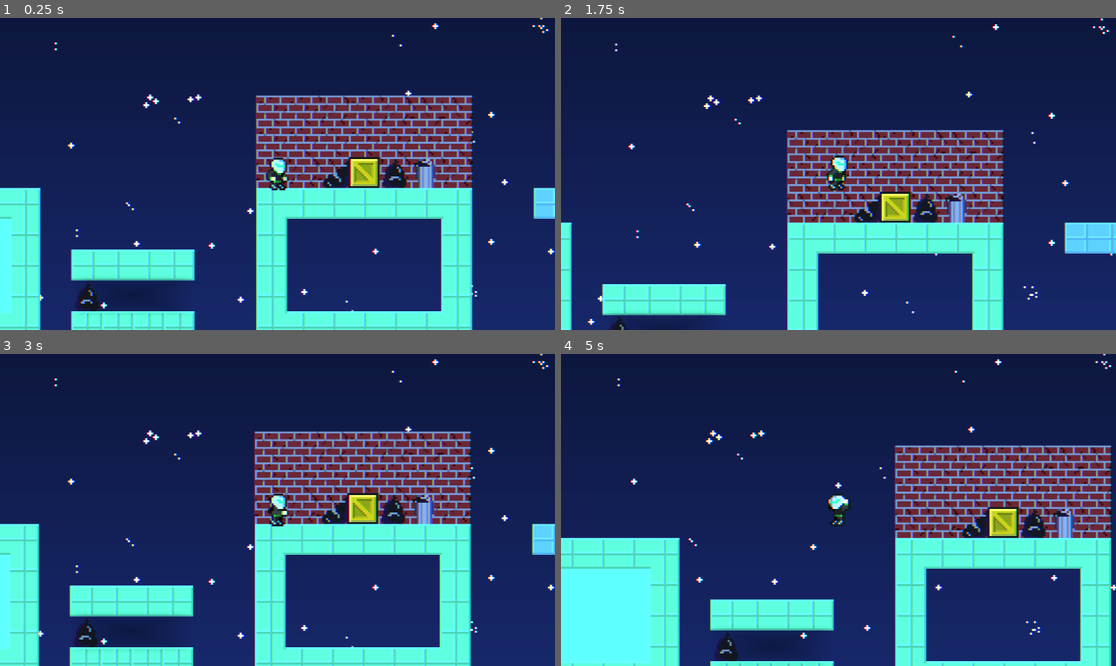
Above: before the commit, frames 1-4 (two rows, left to right).
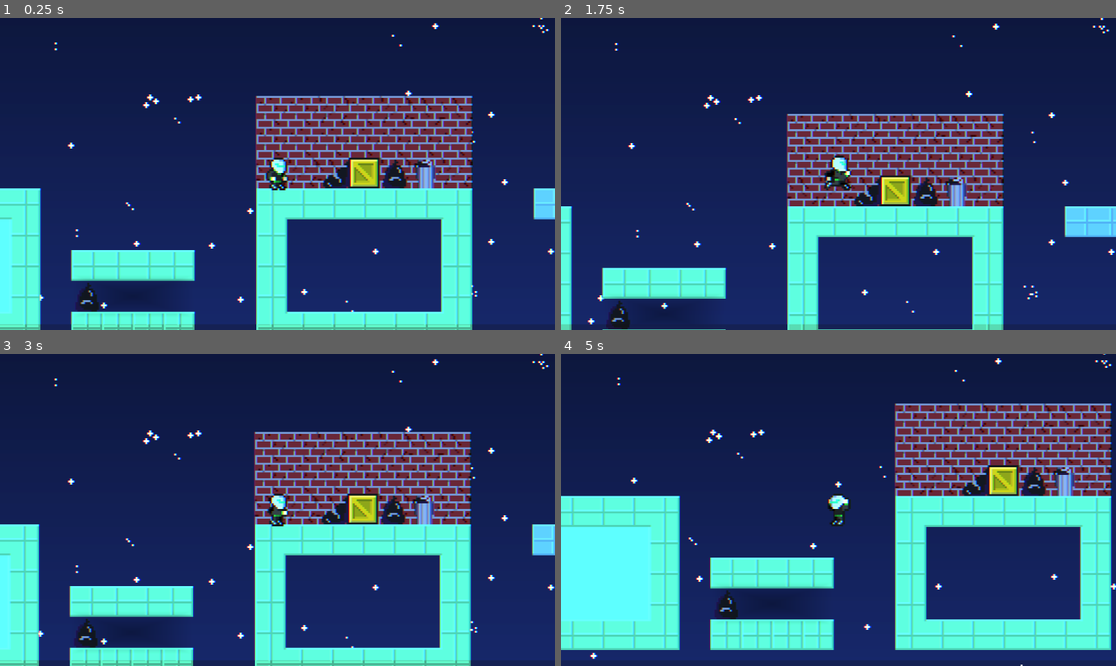
Above: after the commit, the same moments.

Repository: reneelias/Godot-2D-Platformer
Game: Godot game, scene res://Scenes/main.tscn
Two runs of this game, one before a commit and one after it. Both use one fixed random seed, a clock stepped at 60 frames per second and the inputs below.
Inputs:
- Up to frame 1 (0.25 s): no input
- Up to frame 2 (1.75 s): hold R 0.53-1.28 s; hold D (MoveRight) from 0.53 s (still down); tap Space (Jump) at 0.77, 1.52 s; tap R at 1.35 s
- Up to frame 3 (3 s): release D (MoveRight) at 2.03 s; hold A (MoveLeft) 2.03-2.78 s; hold R 2.03-2.78 s; hold D (MoveRight) from 2.78 s (still down); tap R at 2.85 s
- Up to frame 4 (5 s): tap Space (Jump) at 3.02, 3.77, 4.52 s; hold R 3.53-4.28 s; release D (MoveRight) at 4.28 s; hold A (MoveLeft) from 4.28 s (still down); tap R at 4.35 s

The runs differ from the first frame. In frame 1, 4.7% of the frame differs, in the area x 0-100%, y 24-100%; in frame 2, 16%; in frame 3, 4.7%; in frame 4, 36%, in the area x 0-100%, y 0-100%.

Commit message:
working on player capsule collider switch

Diff:
--- a/2d-platformer/ObjectScenes/Player.tscn
+++ b/2d-platformer/ObjectScenes/Player.tscn
@@ -7,7 +7,7 @@
 [ext_resource type="Shader" uid="uid://ek88p73cly8c" path="res://Shaders/ChromaticAberration.gdshader" id="4_wpivi"]
 
 [sub_resource type="RectangleShape2D" id="RectangleShape2D_0xm2m"]
-size = Vector2(8, 11.5)
+size = Vector2(7, 14.5)
 
 [sub_resource type="ShaderMaterial" id="ShaderMaterial_1gky5"]
 shader = ExtResource("4_wpivi")
@@ -65,6 +65,10 @@
 "values": [20, 21, 22, 23]
 }
 
+[sub_resource type="CapsuleShape2D" id="CapsuleShape2D_wpivi"]
+radius = 4.0
+height = 15.0
+
 [sub_resource type="Animation" id="Animation_5podq"]
 resource_name = "Idle"
 length = 0.80002
@@ -85,25 +89,25 @@
 tracks/1/type = "value"
 tracks/1/imported = false
 tracks/1/enabled = true
-tracks/1/path = NodePath("CollisionShape2D:shape:size")
-tracks/1/interp = 1
-tracks/1/loop_wrap = true
-tracks/1/keys = {
-"times": PackedFloat32Array(0),
-"transitions": PackedFloat32Array(1),
-"update": 0,
-"values": [Vector2(7, 14.5)]
-}
-tracks/2/type = "value"
-tracks/2/imported = false
-tracks/2/enabled = true
-tracks/2/path = NodePath("CollisionShape2D:position")
-tracks/2/interp = 1
-tracks/2/loop_wrap = true
-tracks/2/keys = {
-"times": PackedFloat32Array(0),
-"transitions": PackedFloat32Array(1),
-"update": 0,
+tracks/1/path = NodePath("CollisionShape2D:shape")
+tracks/1/interp = 1
+tracks/1/loop_wrap = true
+tracks/1/keys = {
+"times": PackedFloat32Array(0),
+"transitions": PackedFloat32Array(1),
+"update": 1,
+"values": [SubResource("CapsuleShape2D_wpivi")]
+}
+tracks/2/type = "value"
+tracks/2/imported = false
+tracks/2/enabled = true
+tracks/2/path = NodePath("CollisionShape2D:position")
+tracks/2/interp = 1
+tracks/2/loop_wrap = true
+tracks/2/keys = {
+"times": PackedFloat32Array(0),
+"transitions": PackedFloat32Array(1),
+"update": 1,
 "values": [Vector2(0, 0)]
 }
 
@@ -218,25 +222,25 @@
 tracks/1/type = "value"
 tracks/1/imported = false
 tracks/1/enabled = true
-tracks/1/path = NodePath("CollisionShape2D:shape:size")
-tracks/1/interp = 1
-tracks/1/loop_wrap = true
-tracks/1/keys = {
-"times": PackedFloat32Array(0),
-"transitions": PackedFloat32Array(1),
-"update": 0,
-"values": [Vector2(7, 14.5)]
-}
-tracks/2/type = "value"
-tracks/2/imported = false
-tracks/2/enabled = true
-tracks/2/path = NodePath("CollisionShape2D:position")
-tracks/2/interp = 1
-tracks/2/loop_wrap = true
-tracks/2/keys = {
-"times": PackedFloat32Array(0),
-"transitions": PackedFloat32Array(1),
-"update": 0,
+tracks/1/path = NodePath("CollisionShape2D:shape")
+tracks/1/interp = 1
+tracks/1/loop_wrap = true
+tracks/1/keys = {
+"times": PackedFloat32Array(0),
+"transitions": PackedFloat32Array(1),
+"update": 1,
+"values": [SubResource("CapsuleShape2D_wpivi")]
+}
+tracks/2/type = "value"
+tracks/2/imported = false
+tracks/2/enabled = true
+tracks/2/path = NodePath("CollisionShape2D:position")
+tracks/2/interp = 1
+tracks/2/loop_wrap = true
+tracks/2/keys = {
+"times": PackedFloat32Array(0),
+"transitions": PackedFloat32Array(1),
+"update": 1,
 "values": [Vector2(0, 0)]
 }
 
@@ -258,26 +262,26 @@
 tracks/1/type = "value"
 tracks/1/imported = false
 tracks/1/enabled = true
-tracks/1/path = NodePath("CollisionShape2D:shape")
-tracks/1/interp = 1
-tracks/1/loop_wrap = true
-tracks/1/keys = {
-"times": PackedFloat32Array(0),
-"transitions": PackedFloat32Array(1),
-"update": 1,
-"values": [SubResource("RectangleShape2D_0xm2m")]
-}
-tracks/2/type = "value"
-tracks/2/imported = false
-tracks/2/enabled = true
-tracks/2/path = NodePath("CollisionShape2D:position")
-tracks/2/interp = 1
-tracks/2/loop_wrap = true
-tracks/2/keys = {
-"times": PackedFloat32Array(0),
-"transitions": PackedFloat32Array(1),
-"update": 0,
-"values": [Vector2(0, 1.125)]
+tracks/1/path = NodePath("CollisionShape2D:position")
+tracks/1/interp = 1
+tracks/1/loop_wrap = true
+tracks/1/keys = {
+"times": PackedFloat32Array(0),
+"transitions": PackedFloat32Array(1),
+"update": 1,
+"values": [Vector2(0.5, 0.315)]
+}
+tracks/2/type = "value"
+tracks/2/imported = false
+tracks/2/enabled = true
+tracks/2/path = NodePath("CollisionShape2D:shape")
+tracks/2/interp = 1
+tracks/2/loop_wrap = true
+tracks/2/keys = {
+"times": PackedFloat32Array(0),
+"transitions": PackedFloat32Array(1),
+"update": 1,
+"values": [SubResource("CapsuleShape2D_wpivi")]
 }
 
 [sub_resource type="Animation" id="Animation_xb0pv"]
@@ -295,6 +299,30 @@
 "transitions": PackedFloat32Array(1, 1, 1),
 "update": 1,
 "values": [12, 5, 6]
+}
+tracks/1/type = "value"
+tracks/1/imported = false
+tracks/1/enabled = true
+tracks/1/path = NodePath("CollisionShape2D:shape")
+tracks/1/interp = 1
+tracks/1/loop_wrap = true
+tracks/1/keys = {
+"times": PackedFloat32Array(0, 0.0846259, 0.166667),
+"transitions": PackedFloat32Array(1, 1, 1),
+"update": 1,
+"values": [SubResource("CapsuleShape2D_wpivi"), SubResource("CapsuleShape2D_wpivi"), SubResource("CapsuleShape2D_wpivi")]
+}
+tracks/2/type = "value"
+tracks/2/imported = false
+tracks/2/enabled = true
+tracks/2/path = NodePath("CollisionShape2D:position")
+tracks/2/interp = 1
+tracks/2/loop_wrap = true
+tracks/2/keys = {
+"times": PackedFloat32Array(0, 0.0846259, 0.166667),
+"transitions": PackedFloat32Array(1, 1, 1),
+"update": 1,
+"values": [Vector2(0.5, 0.315), Vector2(0.5, 0.5), Vector2(0.19, -0.585)]
 }
 
 [sub_resource type="AnimationLibrary" id="AnimationLibrary_wpivi"]
@@ -340,9 +368,9 @@
 z_index = 100
 material = SubResource("ShaderMaterial_1gky5")
 offset_left = -144.0
-offset_top = -81.0
+offset_top = -84.0
 offset_right = 144.0
-offset_bottom = 81.0
+offset_bottom = 78.0
 texture = SubResource("AtlasTexture_wpivi")
 
 [node name="AnimationPlayer" type="AnimationPlayer" parent="."]
Not shown: 1 places in 2d-platformer/ObjectScenes/Player.tscn that only renumber resources
